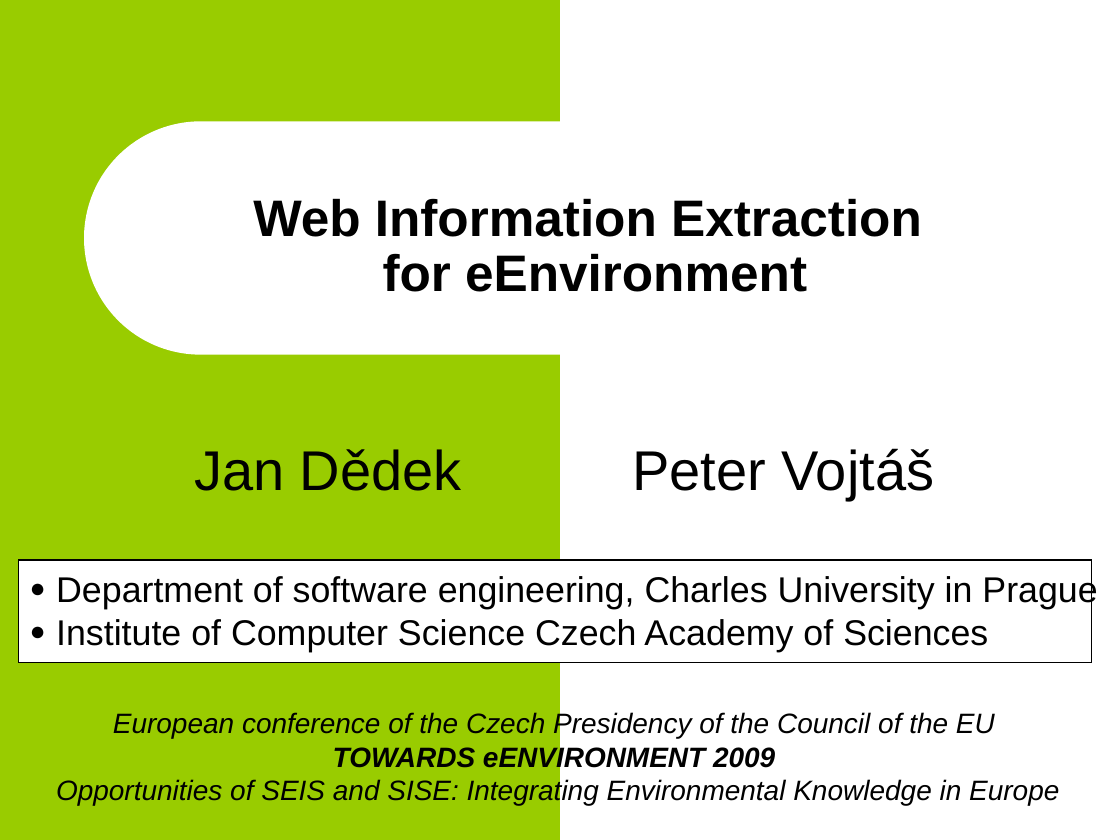
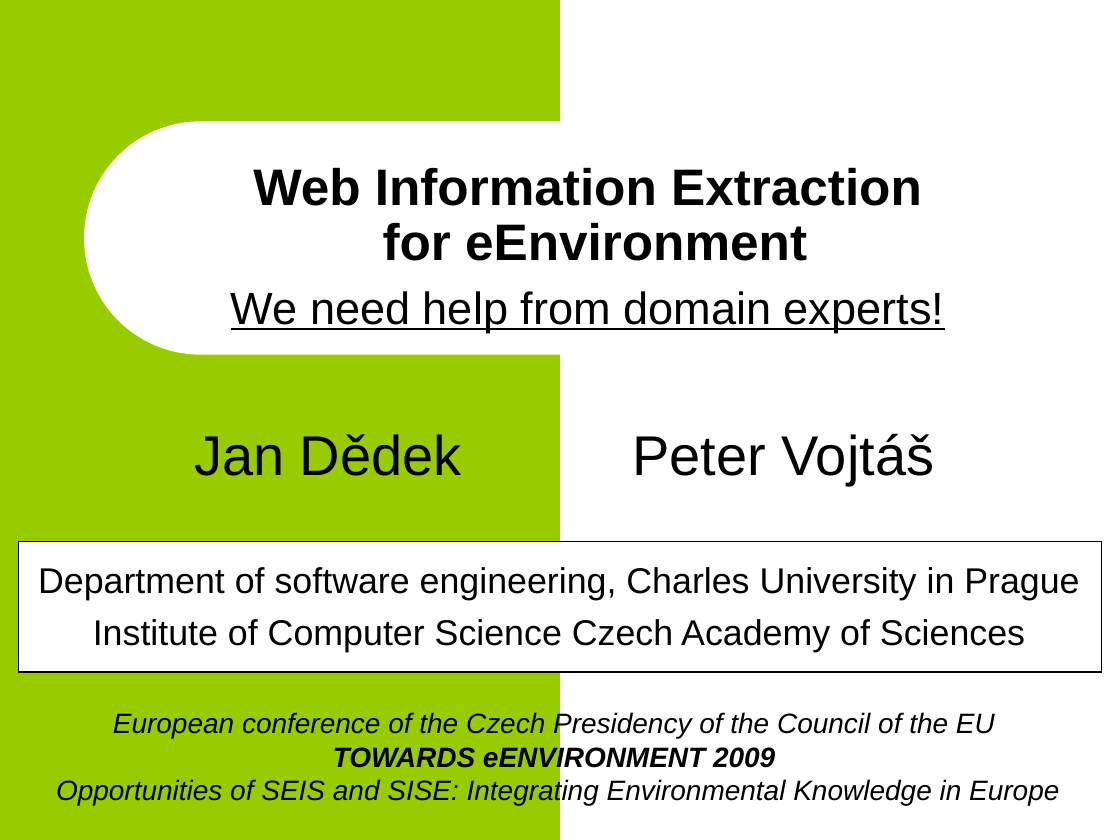
Before and after one commit to BackupTheBerlios/czsem-svn, a slide deck: slide 1 of trunk/docs/papers/20090202_eEnvironment_Prague/slides_DedekVojtas_e-envi2009.ppt. Drawn at 1120x840 pixels with LibreOffice and Linux fonts; fonts in the diff are those of the drawing. Boxes give left, top, right and bottom in pixels: in the first picture for what was removed or moved away, otherwise in the second. Text is boxed around its words. In the diff, an @@ line names an element or a change of style, - is before the commit and + after.

```diff
--- a/trunk/docs/papers/20090202_eEnvironment_Prague/slides_DedekVojtas_e-envi2009.ppt
+++ b/trunk/docs/papers/20090202_eEnvironment_Prague/slides_DedekVojtas_e-envi2009.ppt
@@ title at (x1=231, y1=167, x2=944, y2=332): text changed @@
-Web Information Extraction
-for eEnvironment
+Web Information Extraction
+for eEnvironment
+We need help from domain experts!
@@ subtitle "Jan Dědek Peter Vojtáš" moved from (x1=194, y1=448, x2=934, y2=500) to (x1=194, y1=433, x2=934, y2=485) @@
@@ subtitle "Jan Dědek Peter Vojtáš" at (x1=194, y1=433, x2=934, y2=485): vertical alignment bottom to middle @@
@@ text "Department of software engineering, Charles ..." moved from (x1=56, y1=574, x2=1097, y2=652) to (x1=38, y1=567, x2=1079, y2=652) @@
@@ text "Department of software engineering, Charles ..." at (x1=38, y1=567, x2=1079, y2=652): alignment left to centre; bullet ● to none @@
@@ rectangle resized from (x1=19, y1=560, x2=1092, y2=663) to (x1=19, y1=541, x2=1102, y2=672) @@
```
Also in this commit, not shown: 4 other slides changed, 6 slides added, 1 slide removed, 1 other file.
